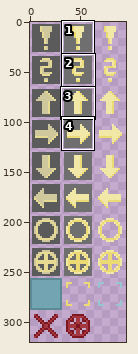
One commit to this sprite sheet: assets/map_tools.png. Above, an overview of the earlier version with the close-up marked.
Close-up. The starting point:
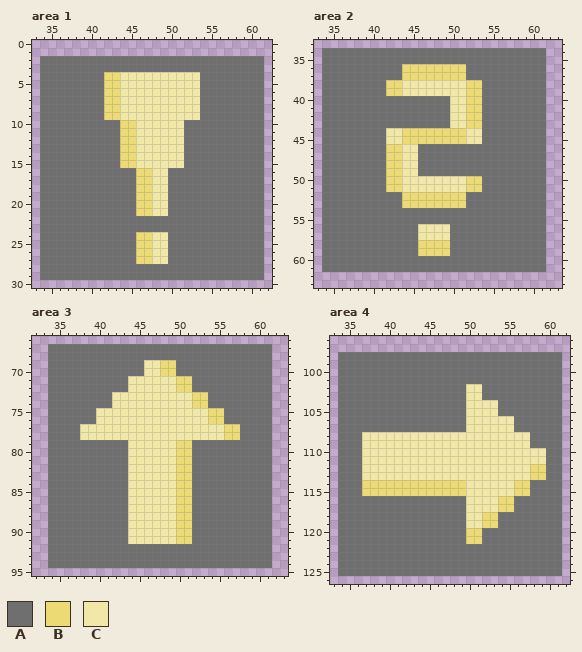
The file is 96x320 pixels. Shown: area 1: x 33..62, y 0..30; area 2: x 33..63, y 33..63; area 3: x 32..63, y 66..95; area 4: x 33..62, y 96..126. The commit also changed other parts of the picture, which this record leaves out.
Palette (. is transparent): A #6f6f6f  B #ecda74  C #f1e7a7
The same view after the edit:
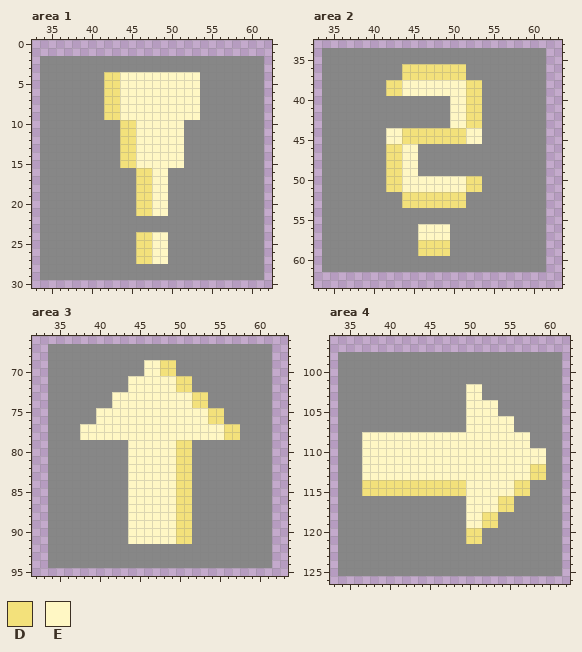
Colours new in this view: D #f3e17b  E #fff7c4
What changed:
Colour A changes from #6f6f6f to #878787.
Area 1:
Colour D replaces colour B in rows 4 to 9 at x 42 to 43; in rows 10 to 15 at x 44 to 45; in rows 16 to 21 at x 46 to 47; in rows 24 to 27 at x 46 to 47.
Colour E replaces colour C in rows 4 to 9 at x 44 to 53; in rows 10 to 15 at x 46 to 51; in rows 16 to 21 at x 48 to 49; in rows 24 to 27 at x 48 to 49.
Area 2:
Colour D replaces colour B in rows 36 to 37 at x 44 to 51; in rows 38 to 39 at x 42 to 43 and 52 to 53; in rows 40 to 43 at x 52 to 53; in rows 44 to 45 at x 44 to 51; in rows 46 to 49 at x 42 to 43; in rows 50 to 51 at x 42 to 43 and 52 to 53.
Colour D replaces colour B in rows 52 to 53 at x 44 to 51; in rows 58 to 59 at x 46 to 49.
Colour E replaces colour C in rows 38 to 39 at x 44 to 51; in rows 40 to 43 at x 50 to 51; in rows 44 to 45 at x 42 to 43 and 52 to 53; in rows 46 to 49 at x 44 to 45; in rows 50 to 51 at x 44 to 51; in rows 56 to 57 at x 46 to 49.
Area 3:
Colour D replaces colour B in rows 69 to 70 at x 48 to 49; in rows 71 to 72 at x 50 to 51; in rows 73 to 74 at x 52 to 53; in rows 75 to 76 at x 54 to 55; in rows 77 to 78 at x 56 to 57; in rows 79 to 91 at x 50 to 51.
Colour E replaces colour C in rows 69 to 70 at x 46 to 47; in rows 71 to 72 at x 44 to 49; in rows 73 to 74 at x 42 to 51; in rows 75 to 76 at x 40 to 53; in rows 77 to 78 at x 38 to 55; in rows 79 to 91 at x 44 to 49.
Area 4:
Colour D replaces colour B in rows 112 to 113 at x 58 to 59; in rows 114 to 115 at x 37 to 49 and 56 to 57; in rows 116 to 117 at x 54 to 55; in rows 118 to 119 at x 52 to 53; in rows 120 to 121 at x 50 to 51.
Colour E replaces colour C in rows 102 to 103 at x 50 to 51; in rows 104 to 105 at x 50 to 53; in rows 106 to 107 at x 50 to 55; in rows 108 to 109 at x 37 to 57; in rows 110 to 111 at x 37 to 59; in rows 112 to 113 at x 37 to 57.
Colour E replaces colour C in rows 114 to 115 at x 50 to 55; in rows 116 to 117 at x 50 to 53; in rows 118 to 119 at x 50 to 51.
Where, in picture pixels (left, top, right, bottom), the same in both close-ups:
changed: (40, 56, 264, 280)
changed: (322, 48, 546, 272)
changed: (48, 344, 272, 568)
changed: (338, 352, 562, 576)
